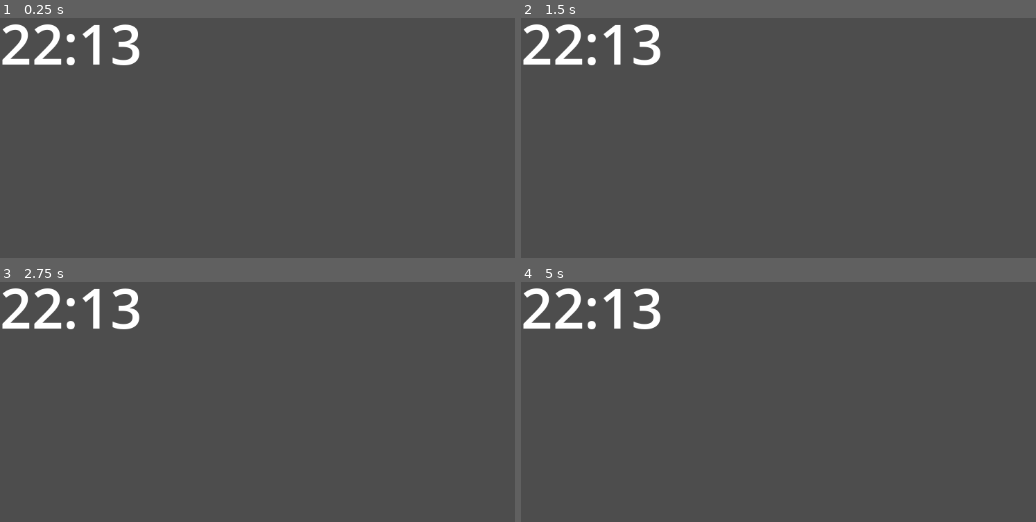
Above: before the commit, frames 1-4 (two rows, left to right).
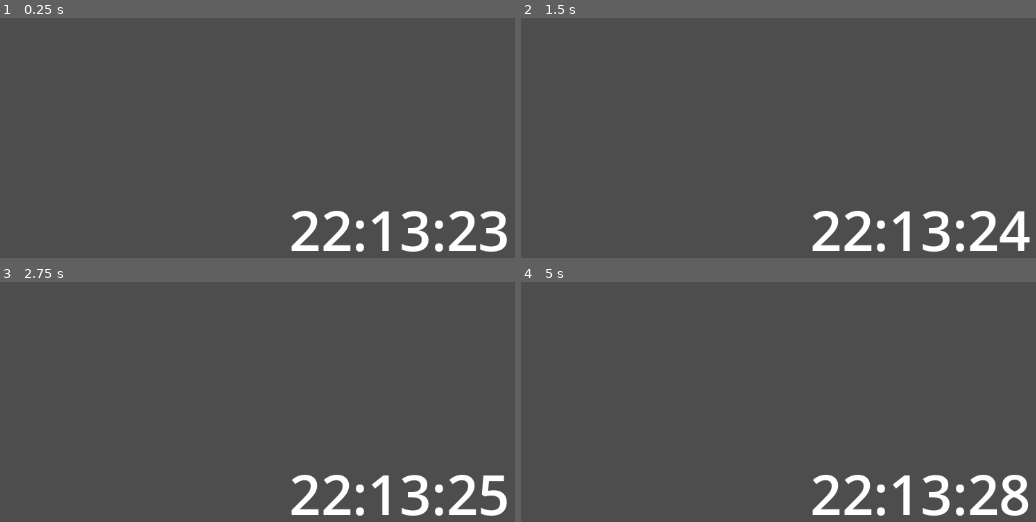
Above: after the commit, the same moments.

Repository: fini-net/fini-clock
Game: Godot game, scene res://scenes/main.tscn
Same seed, same stepped clock (60 frames per second), same inputs: the game is played once before the commit and once after it.
Inputs:
- Up to frame 1 (0.25 s): no input
- Up to frame 2 (1.5 s): tap Enter at 0.5 s; tap Space at 1.25 s
- Up to frame 3 (2.75 s): no input
- Up to frame 4 (5 s): tap Enter at 2.75, 4.25 s; tap Space at 3.5 s

The runs differ from the first frame. In frame 1, 4.4% of the frame differs, in the area x 0-99%, y 2-98%; in frame 2, 4.4%; in frame 3, 4.4%; in frame 4, 4.5%.

Commit message:
fixes based on Claude code review

Diff:
--- a/scenes/main.tscn
+++ b/scenes/main.tscn
@@ -5,8 +5,18 @@
 [node name="main_node" type="Node2D"]
 script = ExtResource("1_main_script")
 
-[node name="time_label" type="Label" parent="."]
-offset_right = 40.0
-offset_bottom = 23.0
+[node name="CenterContainer" type="CenterContainer" parent="."]
+anchors_preset = 15
+anchor_right = 1.0
+anchor_bottom = 1.0
+offset_right = 1152.0
+offset_bottom = 648.0
+grow_horizontal = 2
+grow_vertical = 2
+
+[node name="time_label" type="Label" parent="CenterContainer"]
+layout_mode = 2
 theme_override_font_sizes/font_size = 80
-text = "99:99"
+text = "99:99:99"
+horizontal_alignment = 1
+vertical_alignment = 1
--- a/scripts/main.gd
+++ b/scripts/main.gd
@@ -1,15 +1,20 @@
 extends Node2D
 
-@onready var time_label = $time_label
+@onready var time_label = $CenterContainer/time_label
 
 func _ready():
-	update_time()
-
-func _process(_delta):
+	var timer = Timer.new()
+	add_child(timer)
+	timer.timeout.connect(update_time)
+	timer.wait_time = 1.0
+	timer.start()
 	update_time()
 
 func update_time():
-	var time_dict = Time.get_time_dict_from_system(true)  # true for UTC
+	if not time_label:
+		return
+	var time_dict = Time.get_time_dict_from_system(true)
 	var hours = time_dict.hour
 	var minutes = time_dict.minute
-	time_label.text = "%02d:%02d" % [hours, minutes]
+	var seconds = time_dict.second
+	time_label.text = "%02d:%02d:%02d" % [hours, minutes, seconds]
